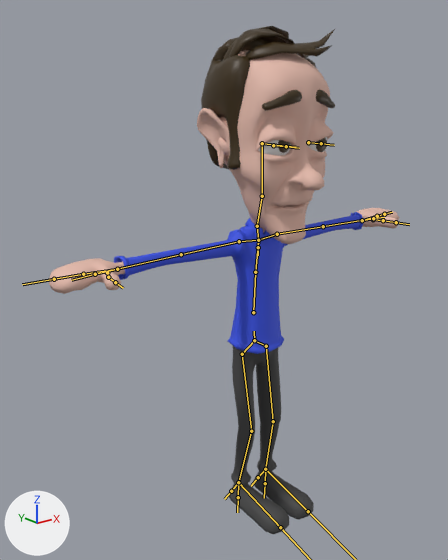
Two versions of the FBX model Assets/Models/BarManNew.fbx, one commit apart.
Both versions are drawn from a 50 mm camera at (-1.73, -1.9, 1.9) aimed at (-0.17, 0.06, 1.12). Arrows for +X, +Y and +Z are at lower left; the lights stay in place. The bones that bend it are drawn over the model as lines.

The first picture shows 'BarMan'.
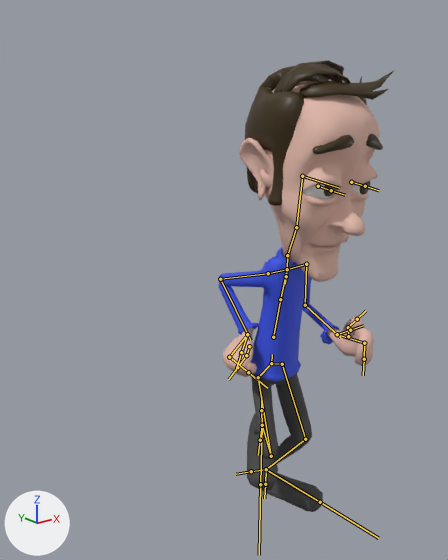
The newer file adds an action. The first version stands in its rest pose; the second is drawn at frame 8 of the action 'BarManAmature|Walk'.

What the commit changed:
Bone 'Bone01' (bone_bone01) moves from (0.0, 0.0, 0.0) to (0.052, -0.111, 0.054).
Bone 'Bone01' (bone_bone01) turns from (0, 0, 0) to (7, 0, -1) degrees about its own x, y and z.
Bone 'Shoulder.L' (bone_shoulder_l) turns from (0, 0, 0) to (-2, 1, -3) degrees about its own x, y and z.
Bone 'Arm.L' (bone_arm_l) turns from (0, 0, 0) to (-61, -14, 54) degrees about its own x, y and z.
Bone 'Forearm.L' (bone_forearm_l) turns from (0, 0, 0) to (-98, -29, -25) degrees about its own x, y and z.
Bone 'HAND.L' (bone_hand_l) turns from (0, 0, 0) to (-1, 63, -29) degrees about its own x, y and z.
Bone 'HAND.L.001' (bone_hand_l_001) turns from (0, 0, 0) to (-51, 8, 22) degrees about its own x, y and z.
Bone 'finger1.L' (bone_finger1_l) turns from (0, 0, 0) to (-102, 26, -138) degrees about its own x, y and z.
Bone 'finger2.L' (bone_finger2_l) turns from (0, 0, 0) to (-36, -16, 34) degrees about its own x, y and z.
Bone 'Shoulder.R' (bone_shoulder_r) turns from (0, 0, 0) to (6, -1, 0) degrees about its own x, y and z.
Bone 'Arm.R' (bone_arm_r) turns from (0, 0, 0) to (24, 6, 82) degrees about its own x, y and z.
Bone 'Forearm.R' (bone_forearm_r) turns from (0, 0, 0) to (115, 8, -5) degrees about its own x, y and z.
Bone 'HAND.R' (bone_hand_r) turns from (0, 0, 0) to (60, -42, 17) degrees about its own x, y and z.
Bone 'HAND.R.001' (bone_hand_r_001) turns from (0, 0, 0) to (-90, -19, 0) degrees about its own x, y and z.
Bone 'finger1.R' (bone_finger1_r) turns from (0, 0, 0) to (6, -12, -19) degrees about its own x, y and z.
Bone 'finger2.R' (bone_finger2_r) turns from (0, 0, 0) to (25, -50, -25) degrees about its own x, y and z.
Bone 'Hip.L' (bone_hip_l) turns from (0, 0, 0) to (12, 8, 7) degrees about its own x, y and z.
Bone 'Thigh' (bone_thigh) turns from (0, 0, 0) to (5, -18, 30) degrees about its own x, y and z.
Bone 'Calf' (bone_calf) turns from (0, 0, 0) to (-6, 4, 41) degrees about its own x, y and z.
Bone 'foot' (bone_foot) turns from (0, 0, 0) to (29, 4, 7) degrees about its own x, y and z.
Bone 'Hip.R' (bone_hip_r) turns from (0, 0, 0) to (11, -10, 4) degrees about its own x, y and z.
Bone 'Thigh.002' (bone_thigh_002) turns from (0, 0, 0) to (32, 20, 75) degrees about its own x, y and z.
Bone 'Calf.002' (bone_calf_002) turns from (0, 0, 0) to (-8, 12, 114) degrees about its own x, y and z.
Bone 'foot.002' (bone_foot_002) turns from (0, 0, 0) to (60, -8, -15) degrees about its own x, y and z.

Pixel boxes [x1, y1, x2, y2] of what changed, in the pictures (448 x 560 px):
'BarMan', posed (50% narrower, 11% shorter)
    before: [49, 26, 399, 534]
    after: [218, 60, 394, 512]
bone 'Bone01', root to tip
    before: (254, 340) to (254, 331)
    after: (271, 363) to (272, 354)
bone 'Shoulder.L', root to tip
    before: (258, 240) to (277, 234)
    after: (287, 269) to (306, 264)
bone 'Arm.L', root to tip
    before: (277, 234) to (323, 226)
    after: (306, 264) to (305, 305)
bone 'Forearm.L', root to tip
    before: (323, 226) to (365, 219)
    after: (305, 305) to (340, 337)
bone 'HAND.L', root to tip
    before: (362, 220) to (377, 216)
    after: (337, 334) to (364, 343)
bone 'HAND.L.001', root to tip
    before: (377, 216) to (384, 214)
    after: (364, 343) to (364, 359)
bone 'finger1.L', root to tip
    before: (373, 219) to (383, 220)
    after: (348, 336) to (348, 327)
bone 'finger2.L', root to tip
    before: (383, 220) to (396, 222)
    after: (348, 327) to (357, 319)
bone 'Shoulder.R', root to tip
    before: (258, 240) to (239, 241)
    after: (287, 269) to (268, 273)
bone 'Arm.R', root to tip
    before: (239, 241) to (181, 254)
    after: (268, 273) to (220, 279)
bone 'Forearm.R', root to tip
    before: (181, 254) to (110, 270)
    after: (220, 279) to (250, 340)
bone 'HAND.R', root to tip
    before: (117, 269) to (83, 274)
    after: (247, 334) to (229, 357)
bone 'HAND.R.001', root to tip
    before: (83, 274) to (54, 279)
    after: (229, 357) to (248, 372)
bone 'finger1.R', root to tip
    before: (107, 273) to (108, 277)
    after: (249, 346) to (246, 355)
bone 'finger2.R', root to tip
    before: (108, 277) to (115, 282)
    after: (246, 355) to (237, 367)
bone 'Hip.L', root to tip
    before: (254, 340) to (266, 346)
    after: (271, 363) to (282, 364)
bone 'Thigh', root to tip
    before: (266, 346) to (273, 421)
    after: (282, 364) to (305, 439)
bone 'Calf', root to tip
    before: (273, 421) to (265, 469)
    after: (305, 439) to (266, 469)
bone 'foot', root to tip
    before: (265, 469) to (308, 511)
    after: (266, 469) to (320, 502)
bone 'Hip.R', root to tip
    before: (254, 340) to (242, 354)
    after: (271, 363) to (258, 377)
bone 'Thigh.002', root to tip
    before: (242, 354) to (251, 431)
    after: (258, 377) to (271, 456)
bone 'Calf.002', root to tip
    before: (251, 431) to (238, 482)
    after: (271, 456) to (262, 425)
bone 'foot.002', root to tip
    before: (238, 482) to (280, 527)
    after: (262, 425) to (260, 484)
